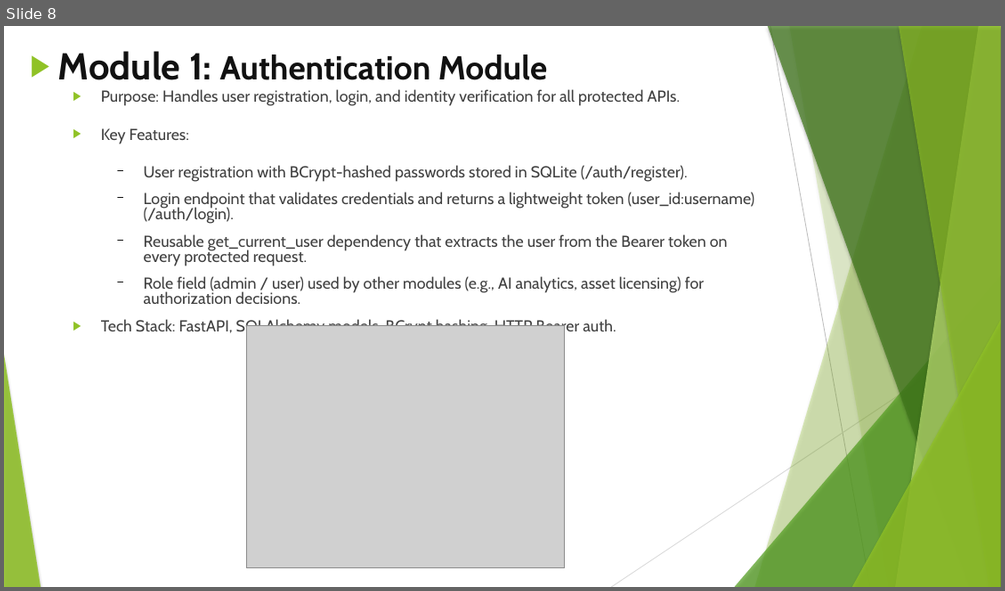
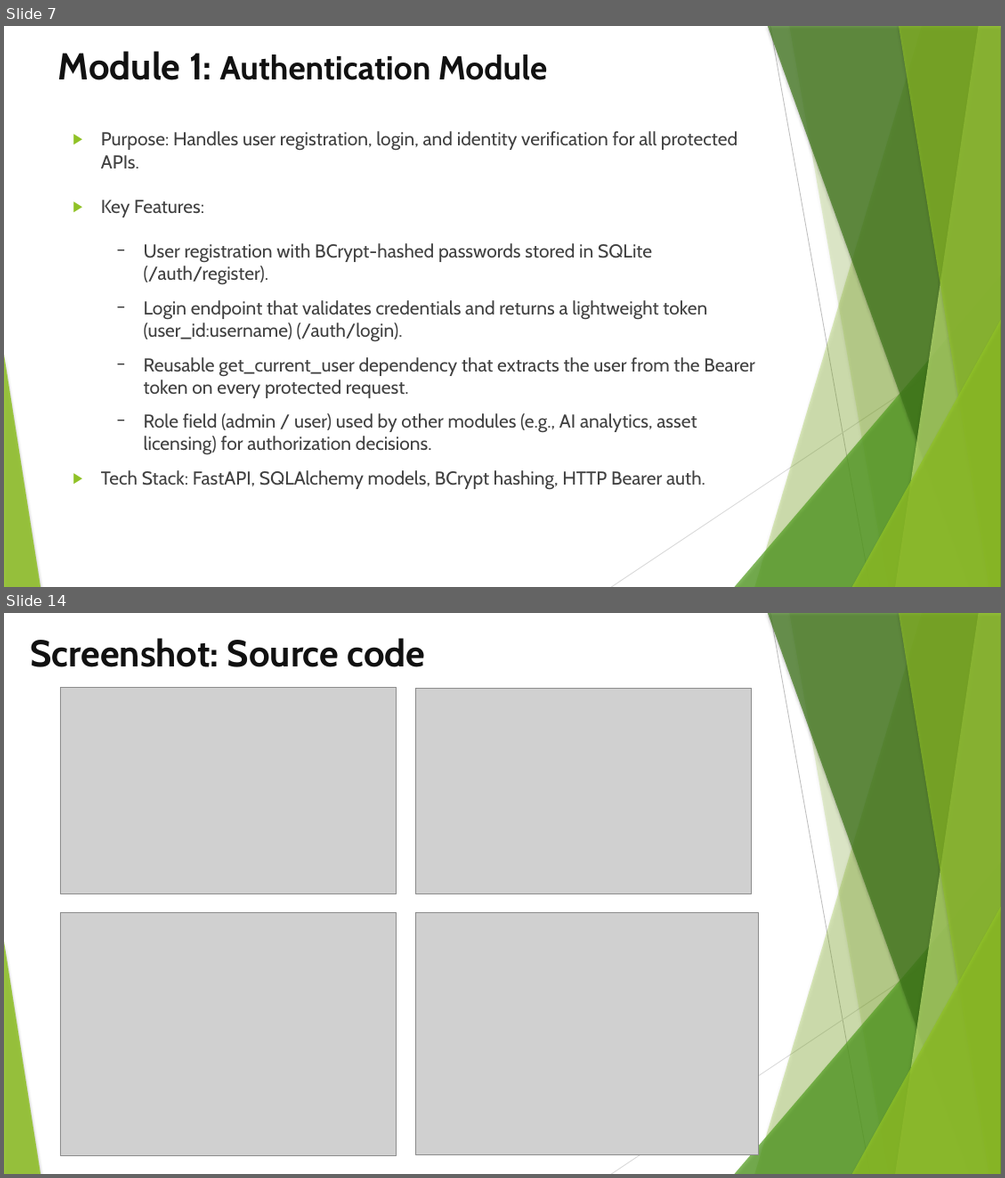
Before and after one commit to SridharanThangaraji/smartdrm-x, a slide deck: Team-2.pptx. Shown one above the other, each under a label of ours: slide 8 before the commit, slides 7 and 14 after it; the slides between them are not shown. The pictures are 1005x591 and 1005x1178 pixels, drawn with LibreOffice and Linux fonts; fonts in the diff are those of the drawing; grey boxes stand for pictures. Boxes give left, top, right and bottom in pixels: in the first picture for what was removed or moved away, otherwise in the second. Text is boxed around its words. In the diff, an @@ line names an element or a change of style, - is before the commit and + after.

```diff
--- a/Team-2.pptx
+++ b/Team-2.pptx
@@ slide 14 added at (4, 613, 1001, 1174), background #FFFFFF; not listed: 10 template elements that a slide beside it also shows @@
@@ title added at (30, 638, 426, 667), 36 pt, text #111111, bold @@
+Screenshot: Source code
@@ picture added at (60, 687, 396, 893) @@
@@ picture added at (415, 688, 752, 893) @@
@@ picture added at (60, 912, 396, 1155) @@
@@ picture added at (415, 912, 759, 1154) @@
@@ what was slide 8 is now slide 7 @@
@@ slide 7 changed as well @@
@@ title "Module 1: Authentication Module" at (58, 51, 547, 80): bullet ▶ to none @@
@@ text "Purpose: Handles user registration, login, ...": place and size @@
-text "Purpose: Handles user registration, login, ..." at (101, 89, 755, 336)
+text "Purpose: Handles user registration, login, ..." at (101, 131, 754, 489)
@@ text "Purpose: Handles user registration, login, ..." at (101, 131, 754, 489): size 15.3 to 18 pt; line spacing 0.8 to 1 @@
@@ picture removed at (246, 325, 565, 568) @@
```
Also in this commit, not shown: 8 other slides changed, 6 other slides added, 6 slides removed, 1 other file.
